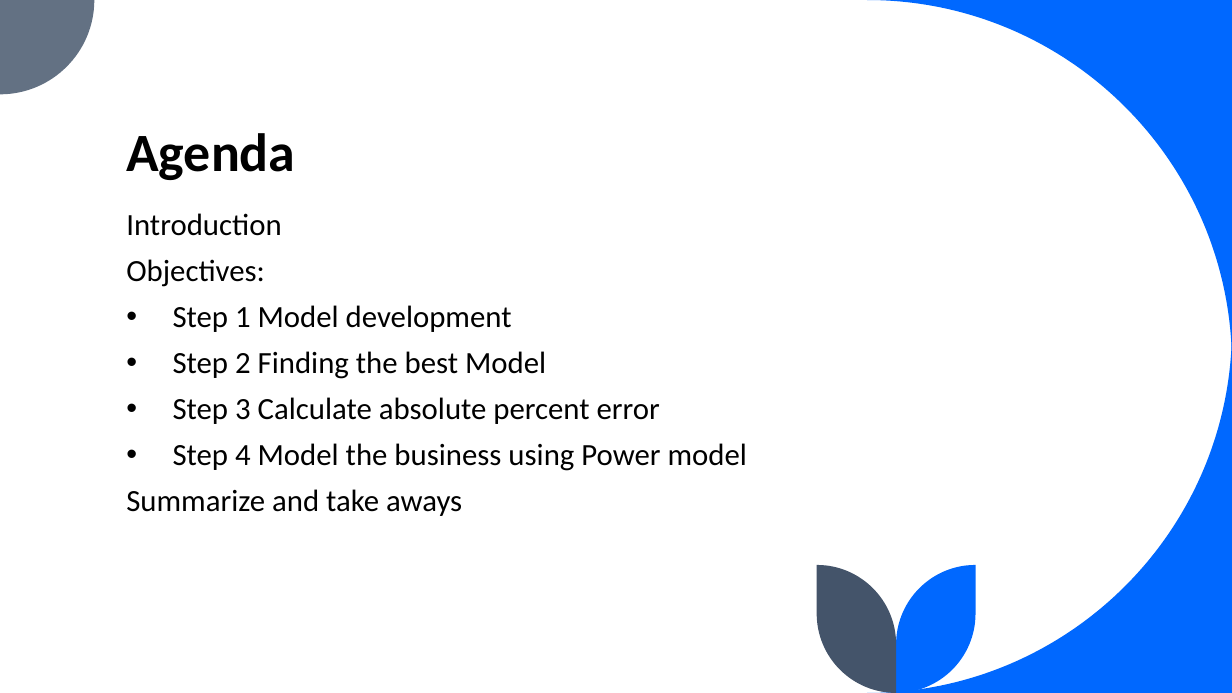
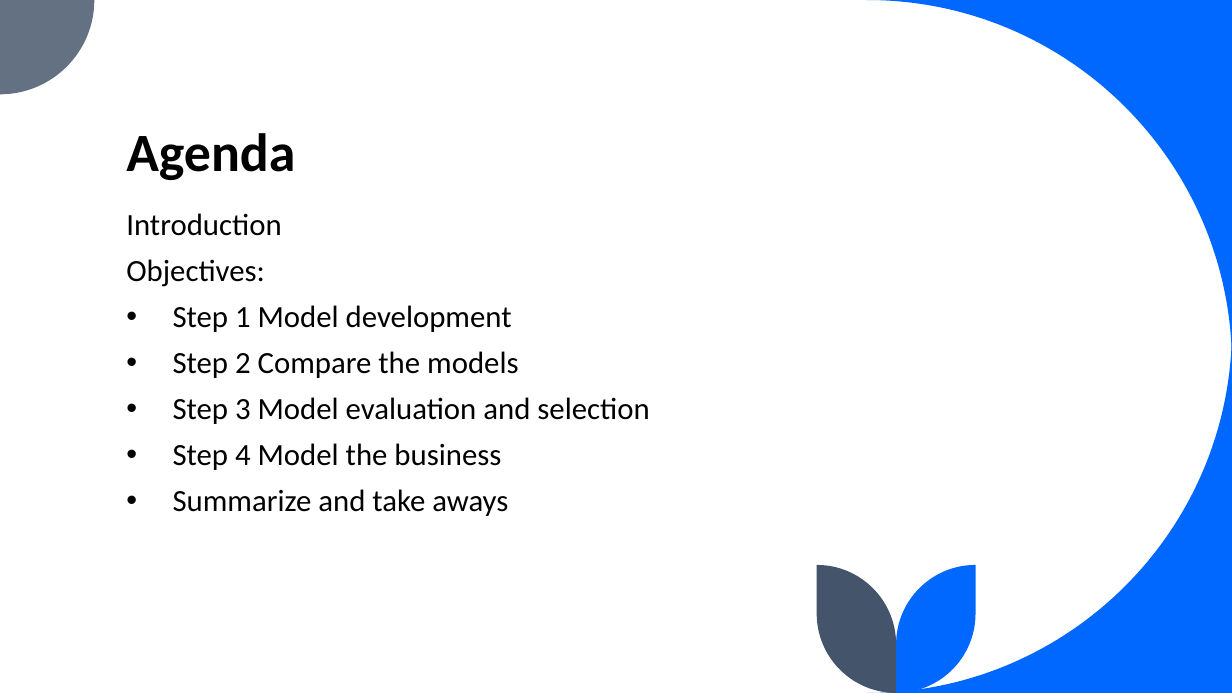
Before and after one commit to leiliu7/Data-Analytics-Data-Science-Portfolio, a slide deck: slide 2 of Smart pricing using Excel/Maximizing Profitability Through Smart Pricing Presentation.pptx. Drawn at 1232x693 pixels with LibreOffice and Linux fonts; fonts in the diff are those of the drawing. Boxes give left, top, right and bottom in pixels: in the first picture for what was removed or moved away, otherwise in the second. Text is boxed around its words. In the diff, an @@ line names an element or a change of style, - is before the commit and + after.

```diff
--- a/Smart pricing using Excel/Maximizing Profitability Through Smart Pricing Presentation.pptx
+++ b/Smart pricing using Excel/Maximizing Profitability Through Smart Pricing Presentation.pptx
@@ text at (x1=173, y1=351, x2=649, y2=470): text changed @@
-• Step 2 Finding the best Model
-• Step 3 Calculate absolute percent error
-• Step 4 Model the business using Power model
+• Step 2 Compare the models
+• Step 3 Model evaluation and selection
+• Step 4 Model the business
@@ text at (x1=173, y1=489, x2=508, y2=516): bullet none to • @@
```
Also in this commit, not shown: 5 other slides changed, 2 other files.
